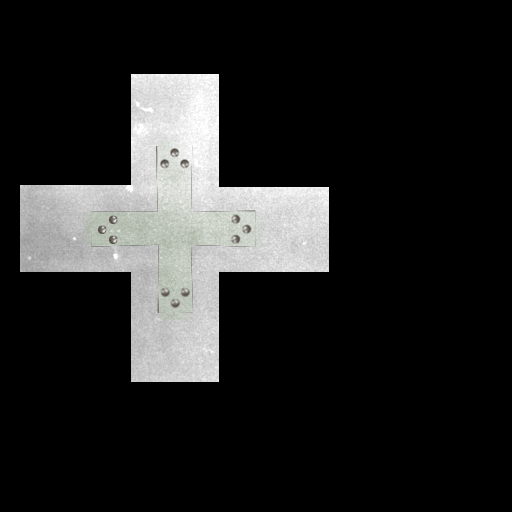
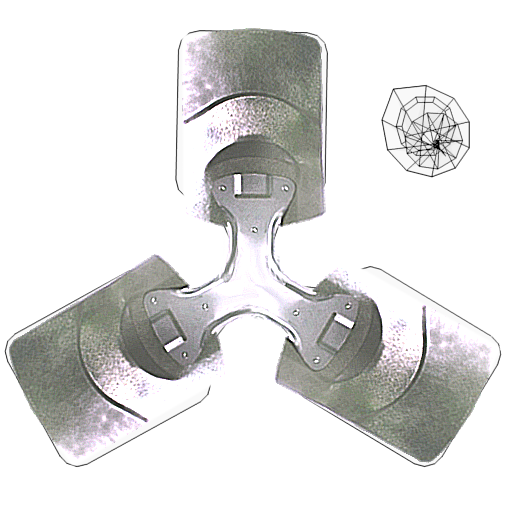
Layers edited between the first and the second 512px x 512px image:
removed layer "Pasted Layer #5" over left=160, top=287, right=191, bottom=309
renamed "Pasted Layer #4" to "Layer", painted on it over left=7, top=27, right=501, bottom=467
removed layer "Pasted Layer #3" over left=160, top=148, right=190, bottom=169
removed layer "Pasted Layer #2" over left=98, top=215, right=118, bottom=244
removed layer "Pasted Layer #6" over left=84, top=139, right=263, bottom=320
removed layer "Pasted Layer" over left=20, top=74, right=329, bottom=382
renamed "Background" to "briantB225B-heatPumpFanPropeller.png", painted on it over left=0, top=0, right=512, bottom=512
